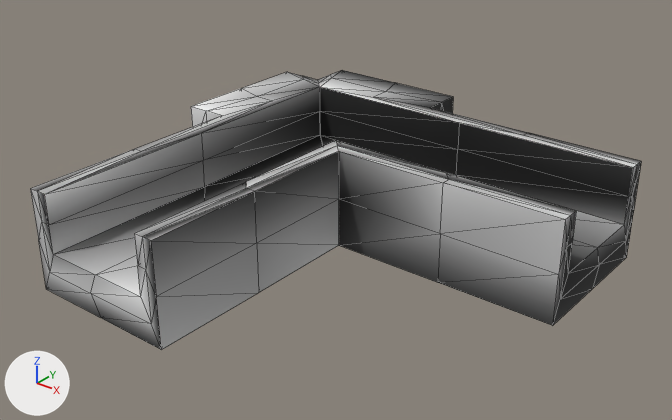
The OBJ model resources/shape-11.obj as it was, and as the next commit left it.
Both versions are drawn from a 50 mm lens placed at (0.945, -1.157, 0.663), pointed at (0.144, -0.156, 0.043). Arrows for +X, +Y and +Z are at lower left; the lights stay in place. Mesh edges are drawn as thin lines. Where no turn or scale is listed for an object, it has been applied to the vertices. Vertices at the same position are counted once.

Names of what the first picture shows: 'shape-11'.
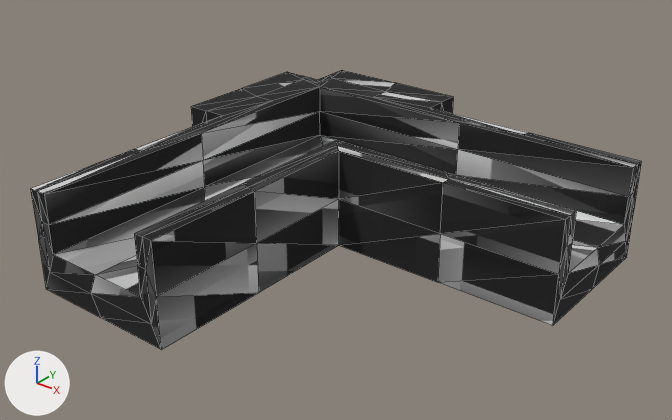
Commit message: better shapes

Boxes (x1, y1, x2, y2) around the edits, measured in the pictures (672 x 420 px; the box of a moved part takes in the faces that stretch with it):
'shape-11', surface changed: (30, 70, 641, 350) in both
part 1 of me_shape_11, moved or reshaped: (320, 112, 458, 175) in both
part 2 of me_shape_11, surface changed: (31, 87, 641, 350) in both

Diff of the bpy script that builds the scene:
```diff
--- a/resources/shape-11.obj.py
+++ b/resources/shape-11.obj.py
@@ img_shape_null_tex_png @@
+img_shape_null_tex_png = load_image('shape-null_tex.png', 'shape-null_tex.png', 1024, 1024, 'sRGB')
@@ mat_material_0 @@
 mat_material_0 = principled_material('material_0')
-mat_material_0.texture = img_shape_11_tex_png
+mat_material_0.texture = img_shape_null_tex_png
 mat_material_0.roughness = 1.0
@@ me_shape_11 @@
 me_shape_11.from_pydata(...)  # 154 vertices, 304 faces; spans x -0.2..0.5, y -0.5..0.2, z -0.038..0.125
 # used by ob_shape_11; location = (0.0, 0.0, 0.0)
+# me_shape_11 part 1
+# 10 faces are deleted
+# 10 new faces join them
+# me_shape_11 part 2: 86 kept faces spanning x -0.125..0.5, y -0.5..0.2, z -0.038..0.125 get new texture (UV) coordinates
 me_shape_11.materials.append(mat_material_0)
```
